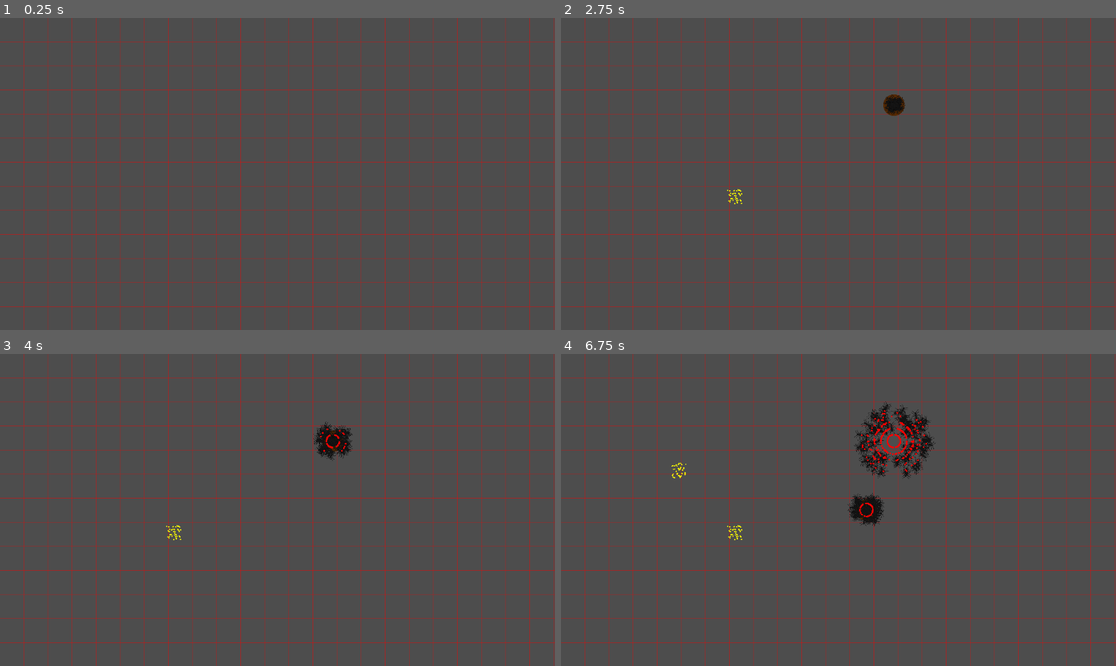
Above: before the commit, frames 1-4 (two rows, left to right).
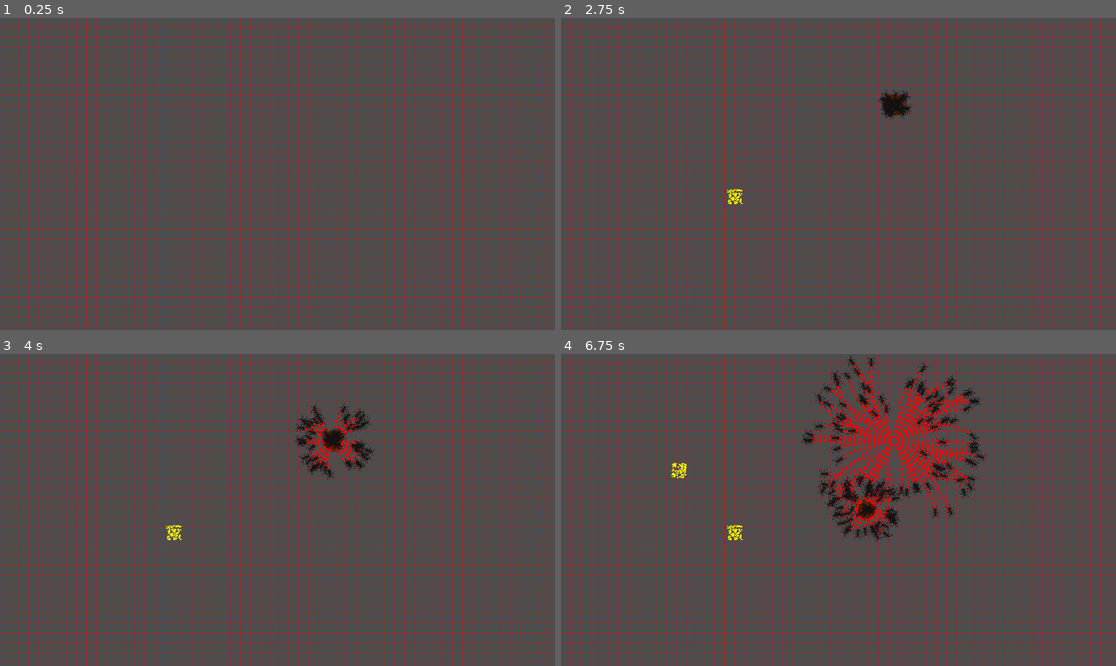
Above: after the commit, the same moments.

Repository: Vivek13130/Ant_colony_simulator
Game: Godot game, scene res://Scenes/main_scene/main_scene.tscn
Two runs of this game, one before a commit and one after it. Both use one fixed random seed, a clock stepped at 60 frames per second and the inputs below.
Inputs (mouse positions are in pixels of both pictures, inside the frame that each line leads up to):
- Up to frame 1 (0.25 s): no input
- Up to frame 2 (2.75 s): tap Enter at 0.5, 2 s; move the mouse to (960, 158) at 0.52 s; hold A (spawn_ant) 0.53-1.28 s; tap Space at 1.25 s; move the mouse to (727, 189) at 1.27 s; tap F (add_food) at 1.35 s; tap A (spawn_ant) at 1.55 s; move the mouse to (894, 105) at 2.02 s; hold A (spawn_ant) from 2.03 s (still down); tap H (add_home_base) at 2.1 s
- Up to frame 3 (4 s): move the mouse to (249, 572) at 2.77 s; release A (spawn_ant) at 2.78 s; tap A (spawn_ant) at 2.85 s; move the mouse to (444, 556) at 3.52 s; hold A (spawn_ant) from 3.53 s (still down)
- Up to frame 4 (6.75 s): move the mouse to (672, 463) at 4.27 s; release A (spawn_ant) at 4.28 s; tap F (add_food) at 4.35 s; tap A (spawn_ant) at 4.55, 5.85 s; move the mouse to (866, 510) at 5.02 s; hold A (spawn_ant) 5.03-5.78 s; tap H (add_home_base) at 5.1 s; move the mouse to (755, 432) at 5.77 s; move the mouse to (960, 494) at 6.52 s; hold A (spawn_ant) from 6.53 s (still down)

The runs differ from the first frame. In frame 1, 14% of the frame differs, in the area x 0-100%, y 0-100%; in frame 2, 14%; in frame 3, 15%; in frame 4, 19%.

Commit message:
Add files via upload
everything working fine , but somehow paths are not forming all the way to the home , 
also the ants get stuck and vibrate randomly sometimes , 

i have to fix this movement issue and direction changing 
thinking to use the code i wrote the slime mold project as they were moving perfectly and finding and changing direction perfectly

Diff:
--- a/Scenes/ant/ant.gd
+++ b/Scenes/ant/ant.gd
@@ -3,11 +3,11 @@
 
 #movement variables
 
-var speed := 1000
+var speed := 2500
 var current_direction = Vector2.ZERO
 
 var time_since_last_change = 0.0
-var direction_change_interval = 0.5
+var direction_change_interval = 1
 var window_margin :int = 10
 
 var target_position = null
@@ -17,6 +17,7 @@
 
 var food_found = null # a var to store the food found by an ant for debugging purposes
 var fps_counter : int = 0 # to remove the lines from the ants that are not detecting the food now
+var pheromones_processing_counter :int = 0
 
 const PHEROMONE_SCENE : PackedScene = preload("res://Scenes/pheromone/pheromone.tscn")
 var food_pheromone_manager_node
@@ -26,13 +27,30 @@
 func _ready():
 	food_pheromone_manager_node = get_tree().root.get_node("main_scene").get_node("food_pheromone_manager")
 	home_pheromone_manager_node = get_tree().root.get_node("main_scene").get_node("home_pheromone_manager")
-	pass
+
+	$marker_manager/center.position.y = -auto_load.CELL_SIZE
+#	$marker_manager/center2.position.y = -2*auto_load.CELL_SIZE
+
+	$marker_manager/left.position.y = -auto_load.CELL_SIZE
+	$marker_manager/left.position.x = auto_load.CELL_SIZE
+#	$marker_manager/left2.position.y = -2*auto_load.CELL_SIZE
+#	$marker_manager/left2.position.x = 2*auto_load.CELL_SIZE
+
+	$marker_manager/right.position.y = -auto_load.CELL_SIZE
+	$marker_manager/right.position.x = -auto_load.CELL_SIZE
+#	$marker_manager/right2.position.y = -2*auto_load.CELL_SIZE
+#	$marker_manager/right2.position.x = -2*auto_load.CELL_SIZE
+#
+#	$Node2D/Sprite2D.position = $marker_manager/center.position
+#	$Node2D/Sprite2D2.position = $marker_manager/left.position
+#	$Node2D/Sprite2D3.position = $marker_manager/right.position
 
 # Called every frame. 'delta' is the elapsed time since the previous frame.
 func _process(delta):
 	fps_counter += 1;
 
 	if ant_has_food:
+		check_if_ant_reached_home()
 		if fps_counter >= auto_load.FOOD_PHEROMONE_DROP_RATE:
 			fps_counter = 0
 			drop_pheromones(delta , "food")
@@ -40,38 +58,27 @@
 		if fps_counter >= auto_load.HOME_PHEROMONE_DROP_RATE:
 			fps_counter = 0
 			drop_pheromones(delta , "home")
-		detect_food()
-
-	if target_position != null:
-		move_to_target(delta)
-	else:
-		move_randomly(delta)
+			detect_food()
+
+	move(delta)
 
 	# Make the ant face the direction of movement
 	if velocity.length() > 0:  # Only rotate when the ant is moving
 		rotation = velocity.angle() + deg_to_rad(90)  # Rotate to match the movement direction
 
 
-func move_to_target(delta):
-	var direction = (target_position - global_position).normalized()
-	velocity = direction * speed * delta
-	move_and_slide()
-
-	if global_position.distance_to(target_position) <= 5:
-		if returning_home:
-			target_position = null
-			velocity = Vector2.ZERO
-			returning_home = false
-		else:
-			returning_home = true
-
-
-
-func avoid_obstacle(x , y) -> void:
-	# Move the ant away from the obstacle by reversing direction
-	position.x += x
-	position.y += y
-	current_direction = -current_direction
+func move(delta):
+	pheromones_processing_counter += 1
+	var new_direction = Vector2.ZERO
+
+	if pheromones_processing_counter >= 0 :
+		pheromones_processing_counter = 0
+		new_direction = process_pheromones_and_get_direction()
+
+	if new_direction == Vector2.ZERO:
+		move_randomly(delta)
+	else:
+		move_to_target(delta, new_direction)
 
 func move_randomly(delta) -> void:
 	time_since_last_change += delta
@@ -85,15 +92,15 @@
 
 	is_near_window_edge()
 
-
-
 	# Apply velocity and movement
 	velocity = current_direction * speed * delta
 	move_and_slide()
 
-
-func set_new_target(new_target) -> void:
-	target_position = new_target
+func move_to_target(delta , target_position): # this function will be removed soon
+	var direction = (target_position - global_position).normalized()
+	velocity = direction * speed * delta
+	move_and_slide()
+
 
 func is_near_window_edge() -> void:
 	var viewport_rect = get_viewport_rect()
@@ -112,12 +119,65 @@
 		avoid_obstacle(0 , -window_margin)
 
 
-func drop_pheromones(delta, type : String):
+func avoid_obstacle(x , y) -> void:
+	# Move the ant away from the obstacle by reversing direction
+	position.x += x
+	position.y += y
+	current_direction = -current_direction
+
+
+func detect_food() -> void :
+	var ant_position = global_position
+	var cell_pos = auto_load.world_pos_to_grid(ant_position)
+
+	# we have the current cell, we have to detect food in neigh. 8 cells as well as this cell
+	for dx in range(-1, 2):
+		if ant_has_food : break
+		for dy in range(-1, 2):
+			if ant_has_food : break
+			var neighbour_cell = cell_pos + Vector2(dx , dy)
+
+			if auto_load.food_items_grid.has(neighbour_cell):
+
+				for food in auto_load.food_items_grid[neighbour_cell]:
+
+					if global_position.distance_to(food.global_position) < auto_load.FOOD_DETECTION_RADIUS:
+						$CPUParticles2D.emitting = true
+						ant_has_food = true
+						current_direction -= current_direction
+						auto_load.food_items_grid[neighbour_cell].erase(food)
+						change_ant_appearence()
+						break
+					else:
+						food_found = null
+
+
+func change_ant_appearence():
+	$Sprite2D/food_in_ant_mouth.visible = !$Sprite2D/food_in_ant_mouth.visible
+
+func check_if_ant_reached_home():
+	if global_position.distance_to(auto_load.home_base_position) <= 30 :
+		ant_has_food = false
+		$CPUParticles2D.emitting = true
+		print("ant with food reached home, reset state")
+
+func drop_pheromones(_delta, type : String):
 	var pheromone = auto_load.get_pheromone(type)
 
 	pheromone.global_position = global_position
 	pheromone.visible = true
-#	print("dropping pheromone  ", type , " at " , global_position)
+
+	var grid_cell_pos = auto_load.world_pos_to_grid(pheromone.global_position)
+
+	if pheromone.pheromone_type == "food":
+		if not auto_load.food_pheromones_grid.has(grid_cell_pos):
+			auto_load.food_pheromones_grid[grid_cell_pos] = []
+		auto_load.food_pheromones_grid[grid_cell_pos].append(pheromone)
+	else:
+		if not auto_load.home_pheromones_grid.has(grid_cell_pos):
+			auto_load.home_pheromones_grid[grid_cell_pos] = []
+		auto_load.home_pheromones_grid[grid_cell_pos].append(pheromone)
+
 
 	if type == "food" :
 		food_pheromone_manager_node.add_child(pheromone)
@@ -125,34 +185,118 @@
 		home_pheromone_manager_node.add_child(pheromone)
 
 
-func detect_food() -> void :
-	var ant_position = global_position
-	var cell_pos = auto_load.world_pos_to_grid(ant_position)
-
-	# we have the current cell, we have to detect food in neigh. 8 cells as well as this cell
-	for dx in range(-1, 2):
-		for dy in range(-1, 2):
-			var neighbour_cell = cell_pos + Vector2(dx , dy)
-
-			if auto_load.food_items_grid.has(neighbour_cell):
-
-				for food in auto_load.food_items_grid[neighbour_cell]:
-
-					if global_position.distance_to(food.global_position) < auto_load.FOOD_DETECTION_RADIUS:
-						$CPUParticles2D.emitting = true
-						ant_has_food = true
-						target_position = auto_load.home_base_position
-#						food_found = food
-						#queue_redraw()
-					else:
-						food_found = null
+
+func process_pheromones_and_get_direction() -> Vector2:
+	var total_strength = 0.0
+	var weighted_sum = Vector2.ZERO # it is weighted sum of postions
+
+	var current_cell_pos = auto_load.world_pos_to_grid(global_position)
+	var all_markers = $marker_manager.get_children()
+
+	var total_influence = Vector2.ZERO
+
+	for marker in all_markers:
+		var neighbour_cell = auto_load.world_pos_to_grid(marker.global_position)
+
+		if not ant_has_food:
+			if auto_load.food_pheromones_grid.has(neighbour_cell):
+				for pheromone in auto_load.food_pheromones_grid[neighbour_cell]:
+					var distance = global_position.distance_to(pheromone.global_position)
+					if distance > 0:
+						# Influence decreases with distance and increases with pheromone strength
+						var influence_strength = pheromone.strength / distance  # Inverse relation to distance
+						var direction = (pheromone.global_position - global_position).normalized()
+						total_influence += direction * influence_strength  # Add to total influence
+
+		else:
+			if auto_load.home_pheromones_grid.has(neighbour_cell):
+				for pheromone in auto_load.home_pheromones_grid[neighbour_cell]:
+					var distance = global_position.distance_to(pheromone.global_position)
+					if distance > 0:
+						# Influence decreases with distance and increases with pheromone strength
+						var influence_strength = pheromone.strength / distance
+						var direction = (pheromone.global_position - global_position).normalized()
+						total_influence += direction * influence_strength  # Add to total influence
+
+	# If no influence is detected, return zero movement
+	if total_influence == Vector2.ZERO:
+		return Vector2.ZERO
+
+	# Return the normalized direction influenced by all nearby pheromones
+	return total_influence.normalized()
+
+	# Detect nearby pheromones in the relevant cells
+#	for dx in range(-1, 2):
+#		for dy in range(-1, 2):
+
+#	for marker in all_markers:
+#
+##			var neighbour_cell = current_cell_pos + Vector2(dx, dy)
+#		var neighbour_cell =  auto_load.world_pos_to_grid(marker.global_position)
+#
+#		if not(ant_has_food):
+#			if auto_load.food_pheromones_grid.has(neighbour_cell):
+#				for pheromone in auto_load.food_pheromones_grid[neighbour_cell]:
+#					var distance = global_position.distance_to(pheromone.global_position)
+#					var distance_strength = pheromone.strength / max(distance, 1.0)  # Reduce strength based on distance
+#					weighted_sum += pheromone.global_position * distance_strength * pheromone.strength  # Weighting by strength
+#					total_strength += distance_strength * pheromone.strength  # Sum of all strengths
+#
+#		else:
+#			if auto_load.home_pheromones_grid.has(neighbour_cell):
+#				for pheromone in auto_load.home_pheromones_grid[neighbour_cell]:
+#					var distance = global_position.distance_to(pheromone.global_position)
+#					var distance_strength = pheromone.strength / max(distance, 1.0)  # Reduce strength based on distance
+#					weighted_sum += pheromone.global_position * distance_strength * (auto_load.HOME_PHEROMONE_STRENGTH - pheromone.strength)  # Weighting by inverse strength
+#					total_strength += distance_strength * (auto_load.HOME_PHEROMONE_STRENGTH - pheromone.strength)  # Sum of all strengths
+#
+#	if total_strength == 0:
+#		return Vector2.ZERO
+#
+#	return weighted_sum / total_strength
+
+#
+#	var max_strength = 0.0
+#	var best_position = Vector2.ZERO
+#
+#	for marker in all_markers:
+#		var neighbour_cell = auto_load.world_pos_to_grid(marker.global_position)
+#
+#		if not ant_has_food:
+#			if auto_load.food_pheromones_grid.has(neighbour_cell):
+#				for pheromone in auto_load.food_pheromones_grid[neighbour_cell]:
+#					var distance = global_position.distance_to(pheromone.global_position)
+#					var distance_strength = pheromone.strength / max(distance, 1.0)  # Reduce strength based on distance
+#
+#					# Check if this pheromone's strength is the highest
+#					if distance_strength > max_strength:
+#						max_strength = distance_strength
+#						best_position = pheromone.global_position
+#
+#		else:
+#			if auto_load.home_pheromones_grid.has(neighbour_cell):
+#				for pheromone in auto_load.home_pheromones_grid[neighbour_cell]:
+#					var distance = global_position.distance_to(pheromone.global_position)
+#					var distance_strength = pheromone.strength / max(distance, 1.0)  # Reduce strength based on distance
+#
+#					# Check if this pheromone's strength is the highest (using inverse strength)
+#					if distance_strength * (auto_load.HOME_PHEROMONE_STRENGTH - pheromone.strength) > max_strength:
+#						max_strength = distance_strength * (auto_load.HOME_PHEROMONE_STRENGTH - pheromone.strength)
+#						best_position = pheromone.global_position
+#
+#	# If no valid pheromones were found, return zero movement
+#	if max_strength == 0:
+#		return Vector2.ZERO
+#
+#	# Otherwise, move towards the best position (highest pheromone strength)
+#	return (best_position - global_position).normalized()
 
 
 #func _draw():
 #	if food_found != null:
 #		var local_ant_pos = to_local(global_position)  # Convert ant's global position to local
 #		var local_food_pos = to_local(food_found.global_position)  # Convert food's global position to local
-#		draw_line(local_ant_pos, local_food_pos, auto_load.DEBUGGING_COLOR)
+#		draw_line(local_ant_pos, local_food_pos, auto_load.DEBUGGING	_COLOR)
 #		print("line drawn for ", food_found.global_position)
 #	else:
 #		draw_line(Vector2.ZERO, Vector2.ZERO , auto_load.DEBUGGING_COLOR)
--- a/Scenes/ant/ant.tscn
+++ b/Scenes/ant/ant.tscn
@@ -1,13 +1,14 @@
-[gd_scene load_steps=4 format=3 uid="uid://kf0pjimwbhpx"]
+[gd_scene load_steps=5 format=3 uid="uid://kf0pjimwbhpx"]
 
 [ext_resource type="Script" path="res://Scenes/ant/ant.gd" id="1_o6pn7"]
 [ext_resource type="Texture2D" uid="uid://dvq6dvy7fyyec" path="res://Assets/ant__image.png" id="2_i5vsq"]
+[ext_resource type="Texture2D" uid="uid://de44gktd2p5qb" path="res://Assets/circle_white.png" id="3_ajo0h"]
 
 [sub_resource type="CircleShape2D" id="CircleShape2D_8x4xq"]
 radius = 7.0
 
 [node name="ant" type="CharacterBody2D"]
-rotation = -1.5709
+z_index = 1000
 collision_mask = 8
 script = ExtResource("1_o6pn7")
 
@@ -16,19 +17,51 @@
 texture = ExtResource("2_i5vsq")
 region_rect = Rect2(-0.904907, 76.923, 501.787, 338.074)
 
+[node name="food_in_ant_mouth" type="Sprite2D" parent="Sprite2D"]
+visible = false
+modulate = Color(1, 1, 0, 1)
+position = Vector2(0, -90)
+scale = Vector2(0.2, 0.2)
+texture = ExtResource("3_ajo0h")
+
 [node name="CollisionShape2D" type="CollisionShape2D" parent="."]
 rotation = 0.000734734
 shape = SubResource("CircleShape2D_8x4xq")
 
-[node name="NavigationAgent2D" type="NavigationAgent2D" parent="."]
-
 [node name="CPUParticles2D" type="CPUParticles2D" parent="."]
 emitting = false
-amount = 10
-lifetime = 0.1
+amount = 50
+lifetime = 0.2
 one_shot = true
 direction = Vector2(1, 1)
 spread = 180.0
 gravity = Vector2(0, 0)
-initial_velocity_min = 200.0
-initial_velocity_max = 200.0
+initial_velocity_min = 250.0
+initial_velocity_max = 250.0
+
+[node name="marker_manager" type="Node2D" parent="."]
+visible = false
+
+[node name="center" type="Marker2D" parent="marker_manager"]
+position = Vector2(0, -20)
+
+[node name="left" type="Marker2D" parent="marker_manager"]
+position = Vector2(0, -20)
+
+[node name="right" type="Marker2D" parent="marker_manager"]
+position = Vector2(0, -20)
+
+[node name="Node2D" type="Node2D" parent="."]
+visible = false
+
+[node name="Sprite2D" type="Sprite2D" parent="Node2D"]
+scale = Vector2(0.03, 0.03)
+texture = ExtResource("3_ajo0h")
+
+[node name="Sprite2D2" type="Sprite2D" parent="Node2D"]
+scale = Vector2(0.03, 0.03)
+texture = ExtResource("3_ajo0h")
+
+[node name="Sprite2D3" type="Sprite2D" parent="Node2D"]
+scale = Vector2(0.03, 0.03)
+texture = ExtResource("3_ajo0h")
--- a/Scenes/auto_load.gd
+++ b/Scenes/auto_load.gd
@@ -1,23 +1,26 @@
 extends Node
 
 #constants
-const FOOD_SCATTER_QUANTITY = 10
+const FOOD_SCATTER_QUANTITY = 30
 const FOOD_SCATTER_RADIUS = 30
 
-const CELL_SIZE = 50 # screen is divided into grid
+const CELL_SIZE = 20 # screen is divided into grid
 
 
-const FOOD_PHEROMONE_STRENGTH = 1.0
-const HOME_PHEROMONE_STRENGTH = 1.0
+const FOOD_PHEROMONE_STRENGTH = 2.0
+const HOME_PHEROMONE_STRENGTH = 4.0
 
-const FOOD_PHEROMONE_DECAY_RATE :float = 0.1
-const HOME_PHEROMONE_DECAY_RATE :float = 0.1
+const FOOD_PHEROMONE_DECAY_RATE :float = 0.02
+const HOME_PHEROMONE_DECAY_RATE :float = 0.02
 
 # rate of dropping pheromones , ( 1 pheromone per x fps )
-const FOOD_PHEROMONE_DROP_RATE = 50
-const HOME_PHEROMONE_DROP_RATE = 50
+const FOOD_PHEROMONE_DROP_RATE = 15
+const HOME_PHEROMONE_DROP_RATE = 15
 
-const FOOD_DETECTION_RADIUS = 100
+const FOOD_DETECTION_RADIUS = 40
+const PHEROMONE_DETECTION_RADIUS = 40
+const DETECTION_ANGLE = 90 # this is for both food and pheromone.
+# the ant will be able to see only 45 deg in left or right of it.
 
 const DEBUGGING_COLOR :Color = Color(1, 0, 0, 0.5)
 
@@ -63,8 +66,8 @@
 	var pheromone : Node2D
 
 	var type : String
-	var strength : int
-	var decay_rate : int
+	var strength : float
+	var decay_rate : float
 	var color : Color
 
 	if pheromone_type == "food" :
@@ -91,10 +94,35 @@
 		else:
 			pheromone = PHEROMONE_SCENE.instantiate()
 
-	print(color)
 	initialize_pheromone(pheromone, strength , decay_rate , type, color)
 	return pheromone
 
 
 func reset_pheromone(pheromone) :
+	# resetting it's values
 	pheromone.is_active = false
+
+	# removing it from the active grid :
+	var grid_cell_pos = auto_load.world_pos_to_grid(pheromone.position)
+	# lets not remove the empty lists from the dict, since they may be visited again , if they are visited once
+
+	if pheromone.pheromone_type == "food":
+		if auto_load.food_pheromones_grid.has(grid_cell_pos):
+			auto_load.food_pheromones_grid[grid_cell_pos].erase(pheromone)
+#			if auto_load.food_pheromones_grid[grid_cell_pos].empty():
+#				auto_load.food_pheromones_grid.erase(grid_cell_pos)
+	else:
+		if auto_load.home_pheromones_grid.has(grid_cell_pos):
+			auto_load.home_pheromones_grid[grid_cell_pos].erase(pheromone)
+#			if auto_load.home_pheromones_grid[grid_cell_pos].empty():
+#				auto_load.home_pheromones_grid.erase(grid_cell_pos)
+
+	# pushing it back to the pool
+	if pheromone.pheromone_type == "food":
+		food_pheromone_pool.push_back(pheromone)
+	else:
+		home_pheromone_pool.push_back(pheromone)
+
+	# Remove it from the scene tree to avoid very long scene trees
+	if pheromone.get_parent() != null:
+		pheromone.get_parent().remove_child(pheromone)
--- a/Scenes/main_scene/main_scene.gd
+++ b/Scenes/main_scene/main_scene.gd
@@ -22,10 +22,11 @@
 var home_base_instance = null  # To store the home base
 var ants_spawn_position = null # this will store the position of home_base
 
+var initial_ants = 100
 
 # Called when the node enters the scene tree for the first time.
 func _ready():
-	pass # Replace with function body.
+	pass
 
 
 # Called every frame. 'delta' is the elapsed time since the previous frame.
@@ -33,7 +34,7 @@
 	handle_inputs(delta)
 
 
-func handle_inputs(delta):
+func handle_inputs(_delta):
 	if Input.is_action_just_pressed("add_home_base"):
 		add_home_base()
 
@@ -89,7 +90,7 @@
 
 func spawn_ant():
 	if ants_spawn_position != null :
-		var ants_position = get_global_mouse_position()
+#		var ants_position = get_global_mouse_position()
 		var ant_instance = auto_load.ANT_SCENE.instantiate()
 		ant_instance.position = ants_spawn_position
 		$ants_manager.add_child(ant_instance)
--- a/Scenes/pheromone/pheromone.gd
+++ b/Scenes/pheromone/pheromone.gd
@@ -1,4 +1,4 @@
-extends Node2D
+extends Sprite2D
 
 var pheromone_type : String
 var strength : float
@@ -12,8 +12,8 @@
 	sprite = $"."
 
 # Called every frame. 'delta' is the elapsed time since the previous frame.
-func _process(delta):
+func _process(_delta):
 	strength -= decay_rate
+	sprite.modulate.a = strength
 	if strength <= 0 :
-		print("pheromone deleted from the screen ")
-		queue_free()
+		auto_load.reset_pheromone(self)
--- a/Scenes/pheromone/pheromone.tscn
+++ b/Scenes/pheromone/pheromone.tscn
@@ -4,7 +4,8 @@
 [ext_resource type="Texture2D" uid="uid://de44gktd2p5qb" path="res://Assets/circle_white.png" id="2_wrtdb"]
 
 [node name="Pheromone" type="Sprite2D"]
+visible = false
 z_index = 10
-scale = Vector2(0.02, 0.02)
+scale = Vector2(0.03, 0.03)
 texture = ExtResource("2_wrtdb")
 script = ExtResource("1_l34p2")
Not shown: 1 places in Scenes/main_scene/main_scene.tscn that only renumber resources
